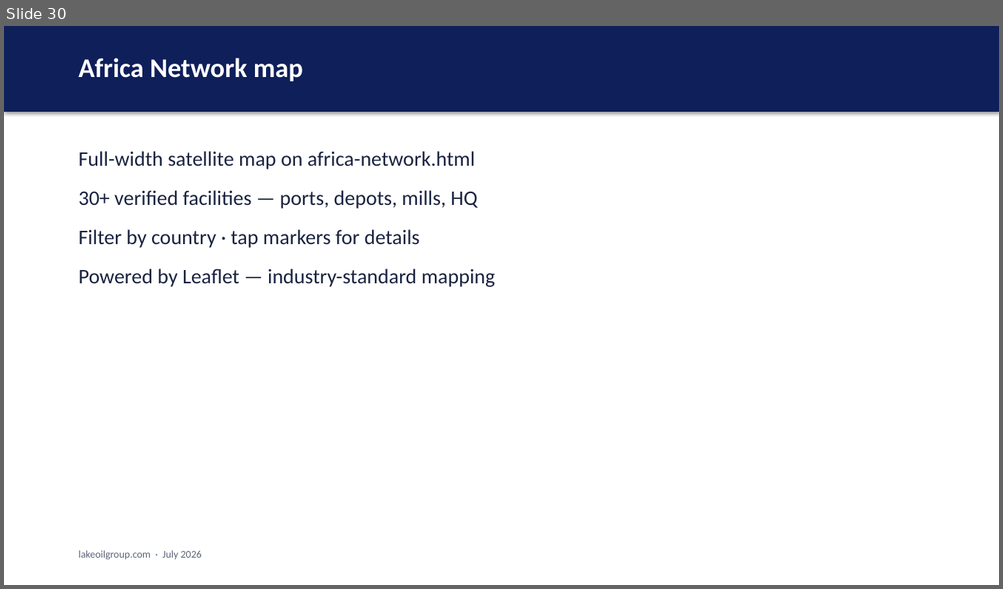
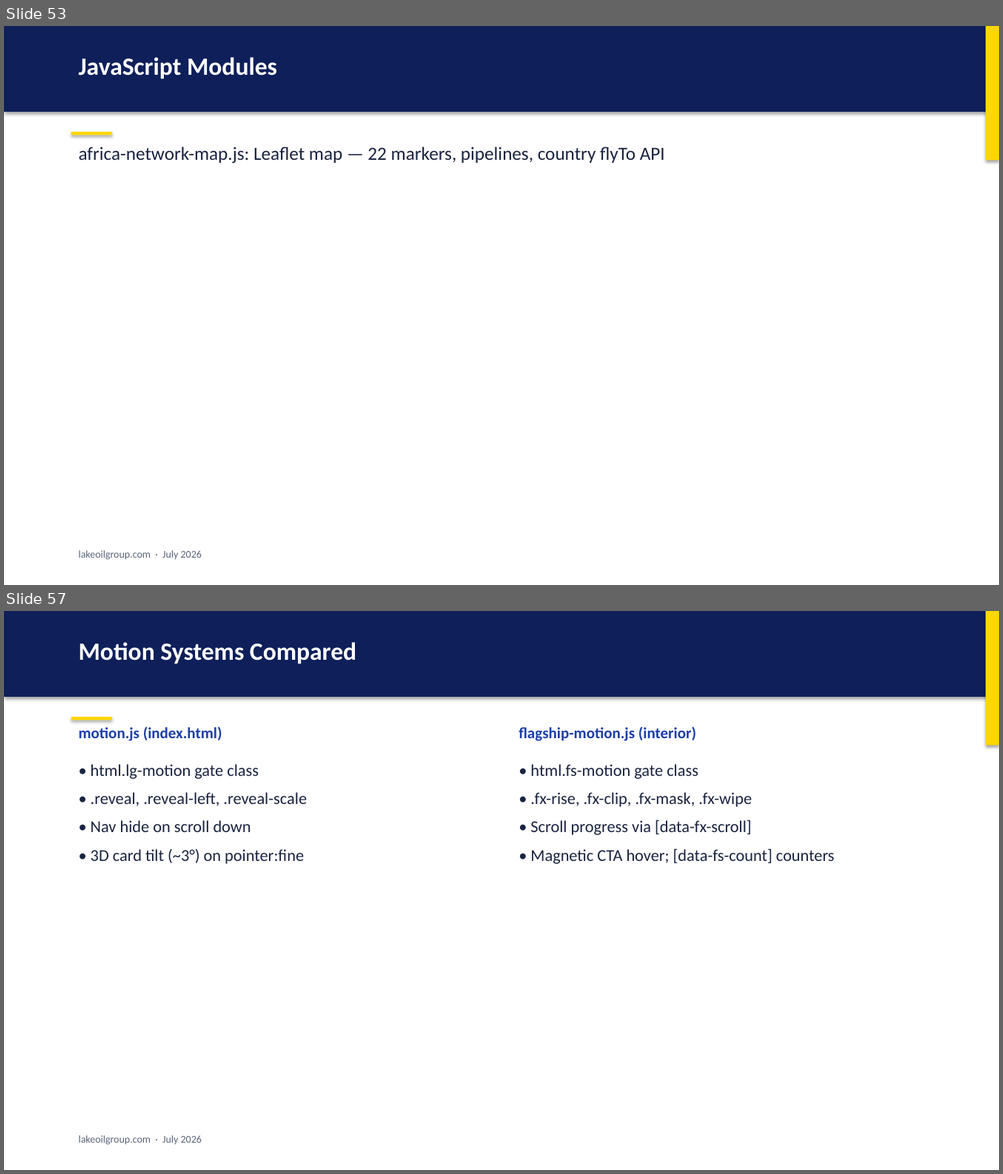
Before and after one commit to Smarderve/Lake.Group.Web, a slide deck: LAKE_GROUP_PRESENTATION.pptx. Shown one above the other, each under a label of ours: slide 30 before the commit, slides 53 and 57 after it; the slides between them are not shown. The pictures are 1003x589 and 1003x1174 pixels, drawn with LibreOffice and Linux fonts; fonts in the diff are those of the drawing. Boxes give left, top, right and bottom in pixels: in the first picture for what was removed or moved away, otherwise in the second. Text is boxed around its words. In the diff, an @@ line names an element or a change of style, - is before the commit and + after.

```diff
--- a/LAKE_GROUP_PRESENTATION.pptx
+++ b/LAKE_GROUP_PRESENTATION.pptx
@@ slide 57 added at (4, 611, 999, 1170), background #FFFFFF @@
@@ rectangle added at (4, 611, 999, 697), fill #0E1F5A @@
@@ rectangle added at (985, 611, 999, 745), fill #FFD700 @@
@@ text added at (79, 642, 356, 664), 24 pt, text #FFFFFF, bold @@
+Motion Systems Compared
@@ rectangle added at (71, 717, 112, 720), fill #FFD700 @@
@@ text added at (79, 726, 222, 741), 15 pt, text #1D3EA8, bold @@
+motion.js (index.html)
@@ text added at (518, 726, 696, 741), 15 pt, text #1D3EA8, bold @@
+flagship-motion.js (interior)
@@ text added at (91, 764, 307, 864), 16 pt, text #1A2340 @@
+• html.lg-motion gate class
+• .reveal, .reveal-left, .reveal-scale
+• Nav hide on scroll down
+• 3D card tilt (~3°) on pointer:fine
@@ text added at (530, 764, 834, 864), 16 pt, text #1A2340 @@
+• html.fs-motion gate class
+• .fx-rise, .fx-clip, .fx-mask, .fx-wipe
+• Scroll progress via [data-fx-scroll]
+• Magnetic CTA hover; [data-fs-count] counters
@@ text added at (79, 1136, 202, 1145), 10 pt, text #5A6478 @@
+lakeoilgroup.com · July 2026
@@ what was slide 30 is now slide 53 @@
@@ slide 53 changed as well @@
@@ rectangle added at (985, 26, 999, 160), fill #FFD700 @@
@@ text at (79, 57, 277, 79): text changed; size 26 to 24 pt @@
-Africa Network map
+JavaScript Modules
@@ rectangle added at (71, 132, 112, 135), fill #FFD700 @@
@@ text at (79, 147, 665, 164): text changed; size 20 to 18 pt @@
-Full-width satellite map on africa-network.html
-30+ verified facilities — ports, depots, mills, HQ
-Filter by country · tap markers for details
-Powered by Leaflet — industry-standard mapping
+africa-network-map.js: Leaflet map — 22 markers, pipelines, country flyTo API
```
Also in this commit, not shown: 3 other slides changed, 104 other slides added, 35 slides removed, 1 other file.
